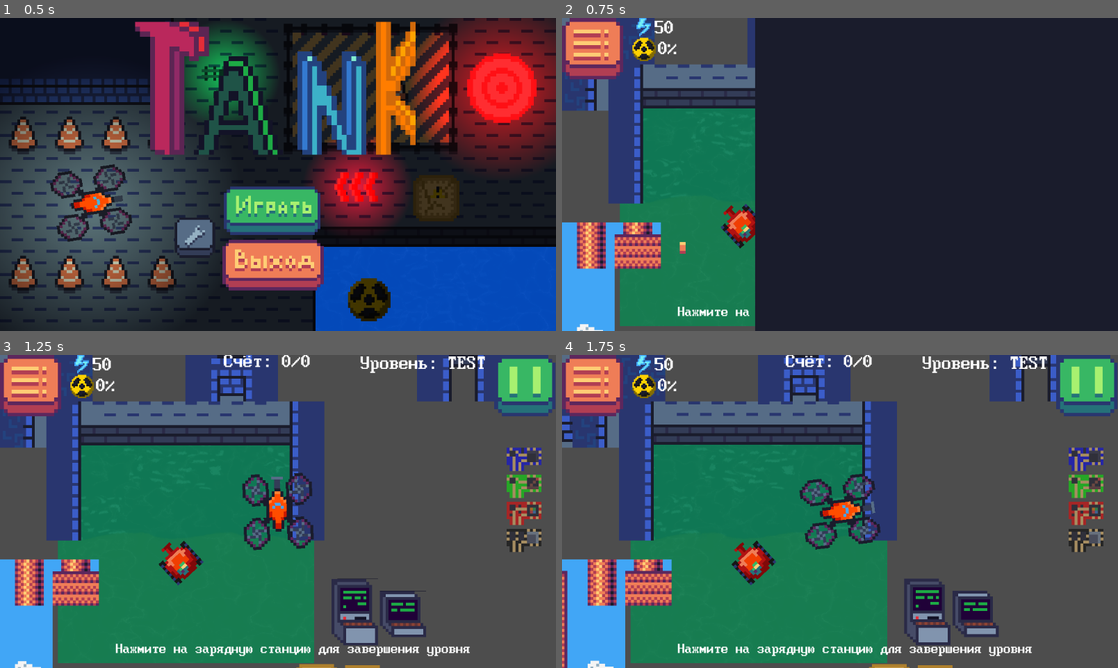
Above: before the commit, frames 1-4 (two rows, left to right).
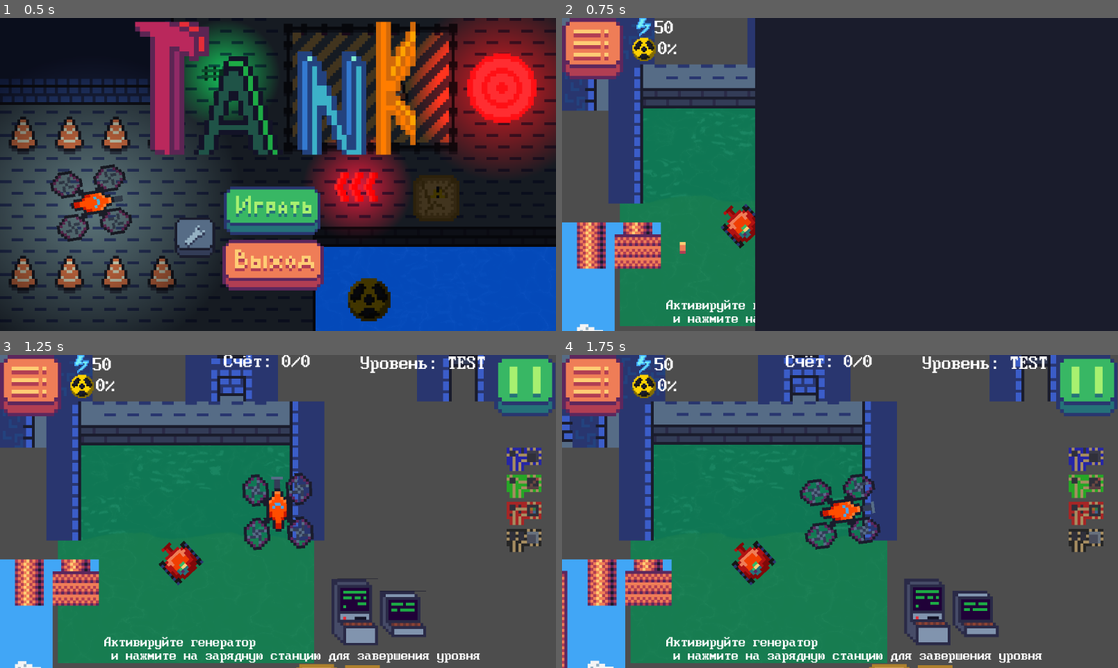
Above: after the commit, the same moments.

Repository: sasha07052011/Tank-
Game: Godot game, scene res://levels/worlds/menu.tscn
Same seed, same stepped clock (60 frames per second), same inputs: the game is played once before the commit and once after it. Sound files missing from this copy of the repository are replaced by a short silence.
Inputs (mouse positions are in pixels of both pictures, inside the frame that each line leads up to):
- Up to frame 1 (0.5 s): no input
- Up to frame 2 (0.75 s): click (840, 86) at 0.5 s
- Up to frame 3 (1.25 s): no input
- Up to frame 4 (1.75 s): move the mouse to (962, 495) at 1.27 s; hold W (up) from 1.28 s (still down); hold Space (hit) from 1.28 s (still down); click (962, 495) at 1.42 s

Frame 1 is identical in both runs. In frame 2, 0.6% of the frame differs, in the area x 18-35%, y 90-98%; in frame 3, 2.1%; in frame 4, 2.1%, in the area x 18-87%, y 90-99%.

Commit message:
----pre12

Diff:
--- /dev/null
+++ b/levels/objects/diesel_generator.tscn
@@ -0,0 +1,152 @@
+[gd_scene load_steps=15 format=3 uid="uid://xgdcigwqgtho"]
+
+[ext_resource type="Script" path="res://levels/scripts/diesel_generator.gd" id="1_k7dpj"]
+[ext_resource type="Texture2D" uid="uid://beiwkmc15x8fq" path="res://images/decor_tankъ.png" id="1_r6yh4"]
+[ext_resource type="AudioStream" uid="uid://b5ri0rpjkj7uj" path="res://sounds/24f110d27ad0929.mp3" id="3_rkk74"]
+[ext_resource type="Texture2D" uid="uid://dqrlxycu4s54b" path="res://images/Chipes.png" id="4_exjpp"]
+[ext_resource type="FontFile" uid="uid://cu01sokhea52p" path="res://fonts/clacon2.ttf" id="5_fbbqb"]
+
+[sub_resource type="AtlasTexture" id="AtlasTexture_3c45s"]
+atlas = ExtResource("1_r6yh4")
+region = Rect2(0, 32, 48, 32)
+
+[sub_resource type="AtlasTexture" id="AtlasTexture_bc55e"]
+atlas = ExtResource("1_r6yh4")
+region = Rect2(0, 64, 48, 32)
+
+[sub_resource type="SpriteFrames" id="SpriteFrames_d1i8k"]
+animations = [{
+"frames": [{
+"duration": 1.0,
+"texture": SubResource("AtlasTexture_3c45s")
+}],
+"loop": true,
+"name": &"default",
+"speed": 5.0
+}, {
+"frames": [{
+"duration": 1.0,
+"texture": SubResource("AtlasTexture_bc55e")
+}],
+"loop": true,
+"name": &"repair",
+"speed": 5.0
+}]
+
+[sub_resource type="RectangleShape2D" id="RectangleShape2D_ku4l2"]
+size = Vector2(43, 4)
+
+[sub_resource type="RectangleShape2D" id="RectangleShape2D_55twg"]
+size = Vector2(25, 20)
+
+[sub_resource type="RectangleShape2D" id="RectangleShape2D_yuhia"]
+size = Vector2(12, 15)
+
+[sub_resource type="RectangleShape2D" id="RectangleShape2D_p2i4o"]
+size = Vector2(48, 32)
+
+[sub_resource type="LabelSettings" id="LabelSettings_0nevn"]
+font = ExtResource("5_fbbqb")
+
+[sub_resource type="CircleShape2D" id="CircleShape2D_rlx2n"]
+radius = 38.2099
+
+[node name="DieselGenerator" type="StaticBody2D"]
+scale = Vector2(6, 6)
+script = ExtResource("1_k7dpj")
+
+[node name="Sprite2D" type="AnimatedSprite2D" parent="."]
+sprite_frames = SubResource("SpriteFrames_d1i8k")
+
+[node name="CollisionShape2D" type="CollisionShape2D" parent="."]
+position = Vector2(-0.5, 14)
+shape = SubResource("RectangleShape2D_ku4l2")
+
+[node name="CollisionShape2D2" type="CollisionShape2D" parent="."]
+position = Vector2(5.5, 2)
+shape = SubResource("RectangleShape2D_55twg")
+
+[node name="CollisionShape2D3" type="CollisionShape2D" parent="."]
+position = Vector2(-13, 4.5)
+shape = SubResource("RectangleShape2D_yuhia")
+
+[node name="TouchScreenButton" type="TouchScreenButton" parent="."]
+shape = SubResource("RectangleShape2D_p2i4o")
+
+[node name="ok" type="AudioStreamPlayer2D" parent="."]
+stream = ExtResource("3_rkk74")
+
+[node name="tip" type="Node2D" parent="."]
+
+[node name="Sprite2D4" type="Sprite2D" parent="tip"]
+position = Vector2(14, 19)
+scale = Vector2(0.5, 0.5)
+texture = ExtResource("4_exjpp")
+region_enabled = true
+region_rect = Rect2(24, 0, 12, 8)
+
+[node name="Sprite2D2" type="Sprite2D" parent="tip"]
+position = Vector2(-8, 19)
+scale = Vector2(0.5, 0.5)
+texture = ExtResource("4_exjpp")
+region_enabled = true
+region_rect = Rect2(12, 0, 12, 8)
+
+[node name="Sprite2D" type="Sprite2D" parent="tip"]
+position = Vector2(-19, 19)
+scale = Vector2(0.5, 0.5)
+texture = ExtResource("4_exjpp")
+region_enabled = true
+region_rect = Rect2(0, 0, 12, 8)
+
+[node name="Sprite2D3" type="Sprite2D" parent="tip"]
+position = Vector2(3, 19)
+scale = Vector2(0.5, 0.5)
+texture = ExtResource("4_exjpp")
+region_enabled = true
+region_rect = Rect2(36, 0, 12, 8)
+
+[node name="1" type="Label" parent="tip"]
+offset_left = -15.0
+offset_top = 17.0
+offset_right = -7.0
+offset_bottom = 30.0
+scale = Vector2(0.2, 0.2)
+text = "0"
+label_settings = SubResource("LabelSettings_0nevn")
+
+[node name="2" type="Label" parent="tip"]
+offset_left = -4.0
+offset_top = 17.0
+offset_right = 4.0
+offset_bottom = 30.0
+scale = Vector2(0.2, 0.2)
+text = "0"
+label_settings = SubResource("LabelSettings_0nevn")
+
+[node name="3" type="Label" parent="tip"]
+offset_left = 7.0
+offset_top = 17.0
+offset_right = 15.0
+offset_bottom = 30.0
+scale = Vector2(0.2, 0.2)
+text = "0"
+label_settings = SubResource("LabelSettings_0nevn")
+
+[node name="4" type="Label" parent="tip"]
+offset_left = 18.0
+offset_top = 17.0
+offset_right = 26.0
+offset_bottom = 30.0
+scale = Vector2(0.2, 0.2)
+text = "0"
+label_settings = SubResource("LabelSettings_0nevn")
+
+[node name="Area2D" type="Area2D" parent="."]
+
+[node name="CollisionShape2D" type="CollisionShape2D" parent="Area2D"]
+shape = SubResource("CircleShape2D_rlx2n")
+
+[connection signal="pressed" from="TouchScreenButton" to="." method="_on_touch_screen_button_pressed"]
+[connection signal="body_entered" from="Area2D" to="." method="_on_area_2d_body_entered"]
+[connection signal="body_exited" from="Area2D" to="." method="_on_area_2d_body_exited"]
--- a/levels/objects/finish.tscn
+++ b/levels/objects/finish.tscn
@@ -6,9 +6,6 @@
 
 [sub_resource type="CircleShape2D" id="CircleShape2D_03sg6"]
 radius = 122.0
-
-[sub_resource type="CircleShape2D" id="CircleShape2D_7g0o0"]
-radius = 122.642
 
 [sub_resource type="LabelSettings" id="LabelSettings_2fgnm"]
 font = ExtResource("2_36drx")
@@ -25,11 +22,6 @@
 region_enabled = true
 region_rect = Rect2(0, 96, 32, 32)
 
-[node name="Area2D" type="Area2D" parent="."]
-
-[node name="CollisionShape2D" type="CollisionShape2D" parent="Area2D"]
-shape = SubResource("CircleShape2D_7g0o0")
-
 [node name="Label" type="Label" parent="."]
 visible = false
 offset_left = -54.0
@@ -42,5 +34,3 @@
 label_settings = SubResource("LabelSettings_2fgnm")
 
 [connection signal="pressed" from="TouchScreenButton" to="." method="_on_touch_screen_button_pressed"]
-[connection signal="body_entered" from="Area2D" to="." method="_on_area_2d_body_entered"]
-[connection signal="body_exited" from="Area2D" to="." method="_on_area_2d_body_exited"]
--- a/levels/objects/mechanic_wall.tscn
+++ b/levels/objects/mechanic_wall.tscn
@@ -14,6 +14,10 @@
 [sub_resource type="RectangleShape2D" id="RectangleShape2D_edb4c"]
 size = Vector2(30, 50)
 
+[sub_resource type="AtlasTexture" id="AtlasTexture_08cvp"]
+atlas = ExtResource("4_hmt8d")
+region = Rect2(0, 32, 48, 16)
+
 [sub_resource type="AtlasTexture" id="AtlasTexture_2hxne"]
 atlas = ExtResource("4_hmt8d")
 region = Rect2(0, 0, 48, 16)
@@ -24,6 +28,14 @@
 
 [sub_resource type="SpriteFrames" id="SpriteFrames_dxr7n"]
 animations = [{
+"frames": [{
+"duration": 1.0,
+"texture": SubResource("AtlasTexture_08cvp")
+}],
+"loop": true,
+"name": &"deactive",
+"speed": 5.0
+}, {
 "frames": [{
 "duration": 1.0,
 "texture": SubResource("AtlasTexture_2hxne")
@@ -69,7 +81,7 @@
 
 [node name="AnimatedSprite2D" type="AnimatedSprite2D" parent="."]
 sprite_frames = SubResource("SpriteFrames_dxr7n")
-animation = &"locked"
+animation = &"deactive"
 
 [node name="ok" type="AudioStreamPlayer2D" parent="."]
 stream = ExtResource("4_tgmwl")
--- a/levels/objects/player.tscn
+++ b/levels/objects/player.tscn
@@ -447,11 +447,12 @@
 region_rect = Rect2(64, 64, 16, 16)
 
 [node name="finish" type="Label" parent="Camera2D/CanvasLayer"]
-offset_left = 240.0
-offset_top = 598.0
-offset_right = 975.0
-offset_bottom = 623.0
-text = "Нажмите на зарядную станцию для завершения уровня"
+offset_left = 216.0
+offset_top = 584.0
+offset_right = 996.0
+offset_bottom = 637.0
+text = "Активируйте генератор
+ и нажмите на зарядную станцию для завершения уровня"
 label_settings = SubResource("LabelSettings_vh88k")
 
 [node name="BonusOn2" type="Sprite2D" parent="Camera2D/CanvasLayer"]
Not shown: 1 places in levels/objects/finish.tscn that only renumber resources
Not shown: 1 places in levels/objects/mechanic_wall.tscn that only renumber resources
